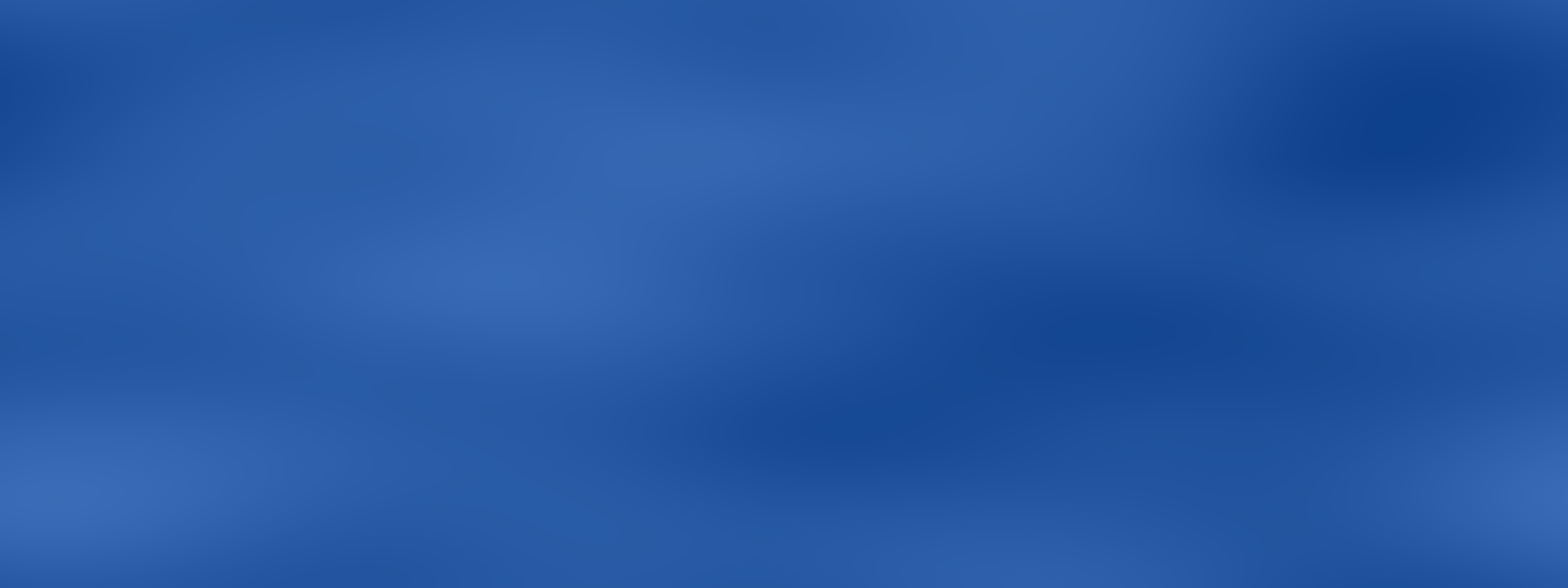
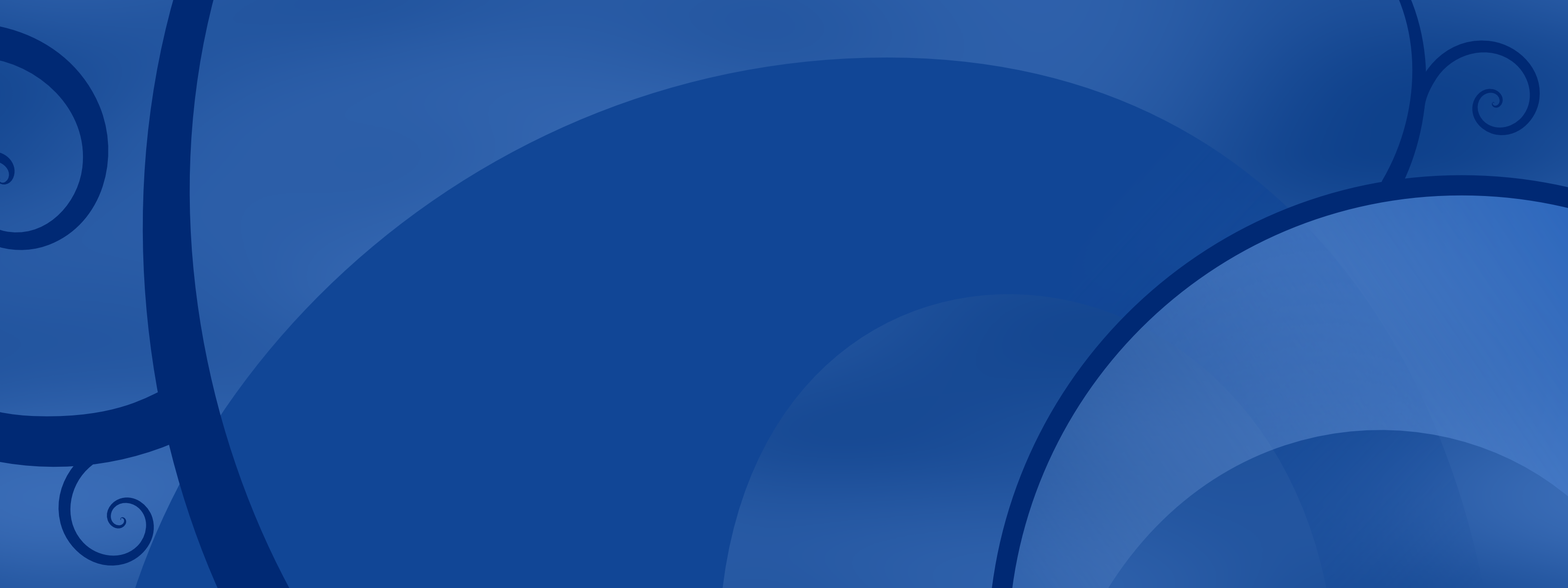
Layered file, before and after one edit (1568 × 588). Changes by layer:
added layer "3271x1227.png" above "Texture" over (0, 0, 1568, 588)
